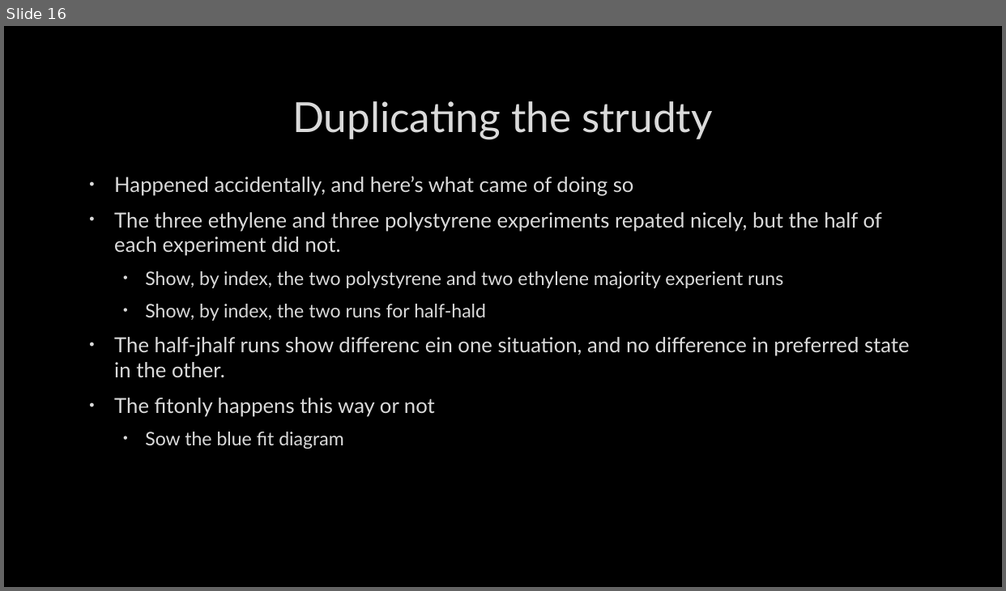
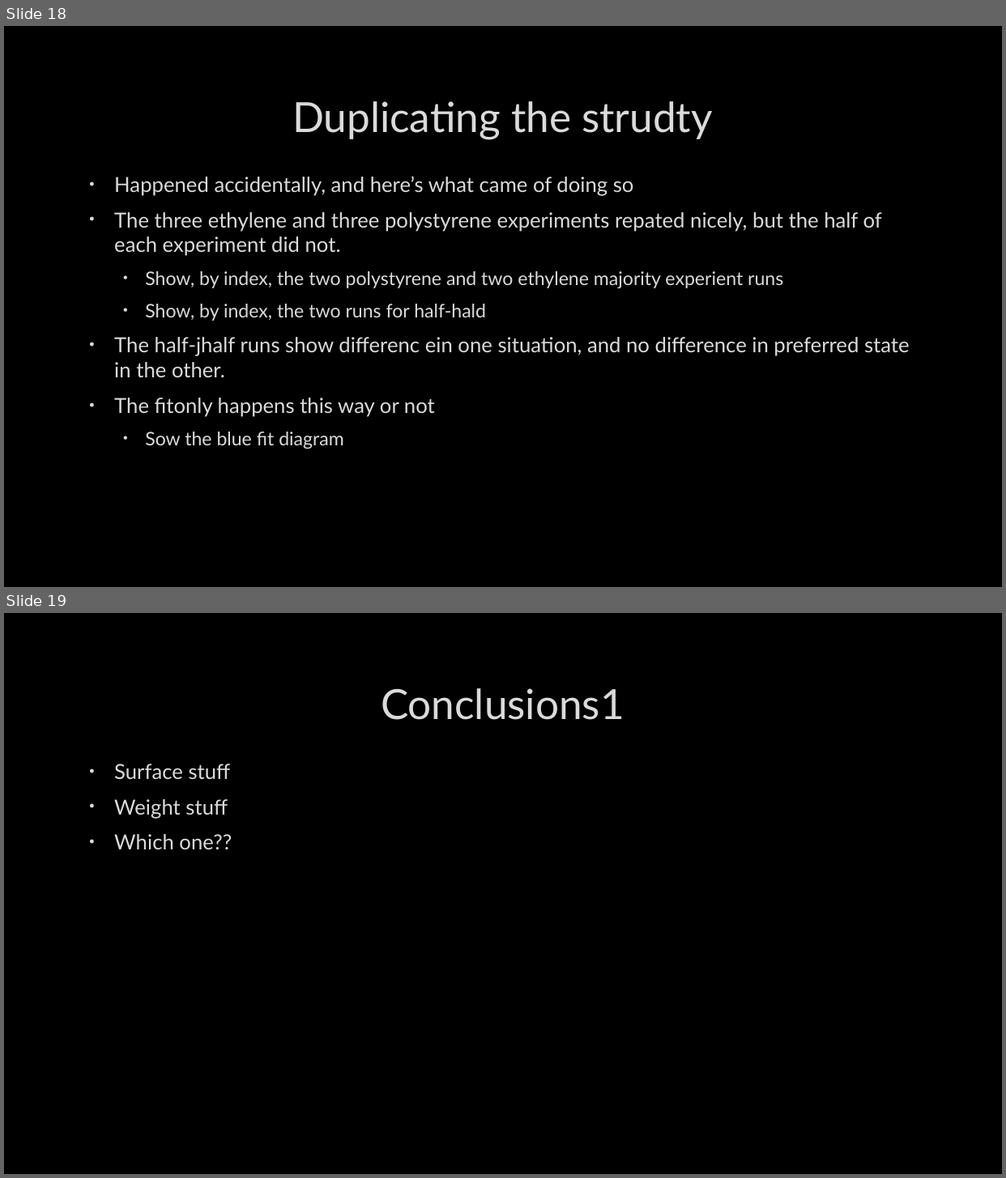
Before and after one commit to TchakamauRa/Soft-Matter, a slide deck: Backup copy.pptx. Shown one above the other, each under a label of ours: slide 16 before the commit, slides 18 and 19 after it. The pictures are 1006x591 and 1006x1178 pixels, drawn with LibreOffice and Linux fonts; fonts in the diff are those of the drawing; background and template pictures are left out. Boxes give left, top, right and bottom in pixels: in the first picture for what was removed or moved away, otherwise in the second. Text is boxed around its words. In the diff, an @@ line names an element or a change of style, - is before the commit and + after.

```diff
--- a/Backup copy.pptx
+++ b/Backup copy.pptx
@@ slide 19 added at [4,613,1002,1174], background picture (left out) @@
@@ title added at [381,688,624,720], 40 pt, text #DADADA @@
+Conclusions1
@@ text added at [114,764,232,850], 20 pt, text #DADADA @@
+• Surface stuff
+• Weight stuff
+• Which one??
@@ what was slide 16 is now slide 18 @@
```
Also in this commit, not shown: 2 slides changed, 5 other slides added, 5 other files.
